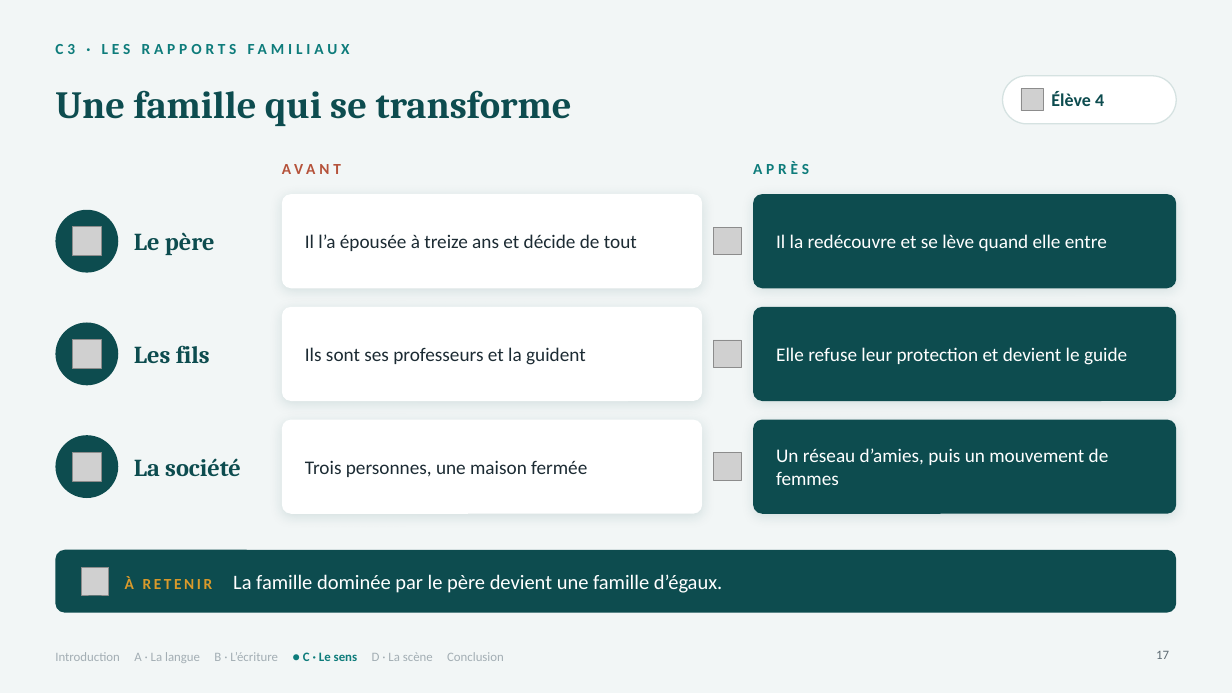
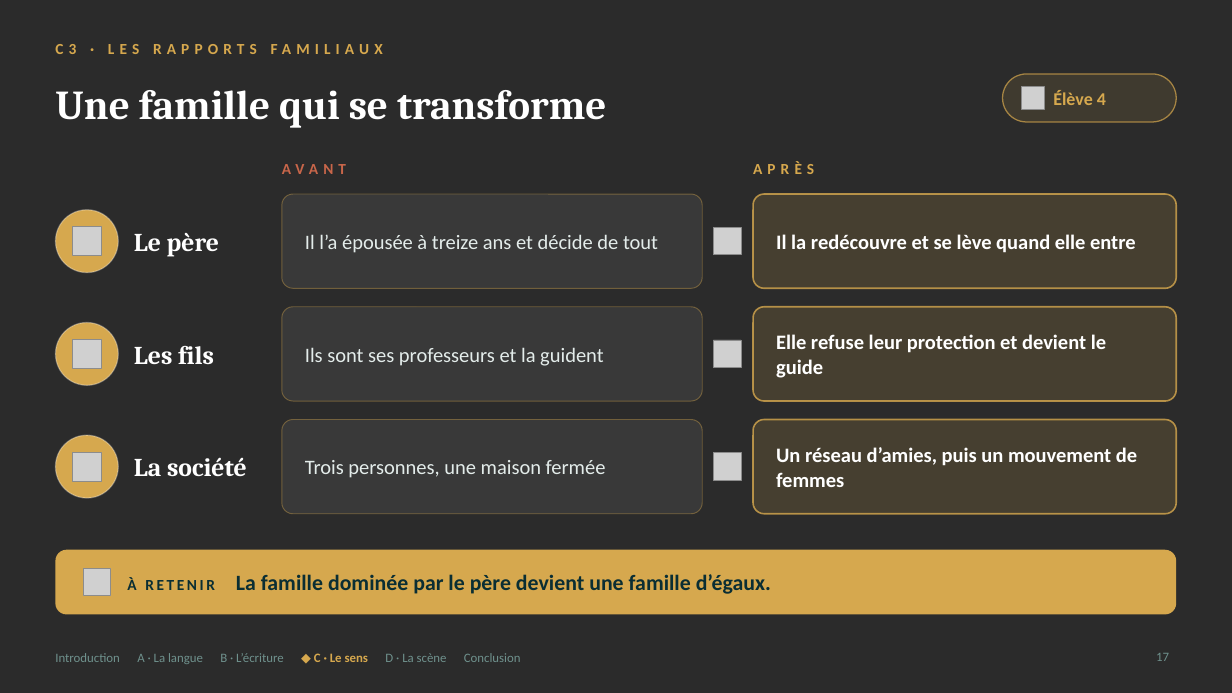
Before and after one commit to Veynoris/Francais-work, a slide deck: slide 17 of output/G4_Presentation.pptx. Drawn at 1232x693 pixels with LibreOffice and Linux fonts; fonts in the diff are those of the drawing; grey boxes stand for pictures; background and template pictures are left out; a plain dark background stands for a picture behind light text. Boxes give left, top, right and bottom in pixels: in the first picture for what was removed or moved away, otherwise in the second. Text is boxed around its words. In the diff, an @@ line names an element or a change of style, - is before the commit and + after.

```diff
--- a/output/G4_Presentation.pptx
+++ b/output/G4_Presentation.pptx
@@ background #F2F6F6 to picture (left out) @@
@@ text "C3 · LES RAPPORTS FAMILIAUX" at <box>55,44,383,54</box>: text colour #0E7C7B to #D6A84E, letter spacing 3 to 4 pt @@
@@ title "Une famille qui se transforme" at <box>55,90,606,128</box>: size 30 to 32 pt, text colour #0D4C4F to #FFFFFF @@
@@ rounded rectangle at <box>1003,74,1177,122</box>: fill #FFFFFF to #D6A84E at 12% opacity; outline #D5E2E1 1 pt to #D6A84E 1 pt @@
@@ text "Élève 4" at <box>1053,90,1106,105</box>: text colour #0D4C4F to #D6A84E @@
@@ text "AVANT" at <box>282,164,346,174</box>: text colour #B5523A to #C8664A, letter spacing 3 to 4 pt @@
@@ text "APRÈS" at <box>753,161,814,174</box>: text colour #0E7C7B to #D6A84E, letter spacing 3 to 4 pt @@
@@ fill #0D4C4F to #D6A84E; outline none to #FFFFFF 1 pt in 3 elements at <box>55,210,118,273</box>, <box>55,323,118,385</box>, <box>55,435,118,498</box> @@
@@ size 19 to 20 pt, text colour #0D4C4F to #FFFFFF in 3 elements at <box>134,233,219,256</box>, <box>134,346,214,364</box>, <box>134,457,247,476</box> @@
@@ fill #FFFFFF to #FFFFFF at 7% opacity; outline none to #D6A84E 0.75 pt; shadow off; proportions changed in 3 elements at <box>282,194,702,288</box>, <box>282,307,702,401</box>, <box>282,420,702,514</box> @@
@@ size 15 to 16 pt, text colour #1C2B33 to #E3ECEA in 3 elements at <box>305,234,658,253</box>, <box>305,347,603,366</box>, <box>305,460,606,478</box> @@
@@ fill #0D4C4F to #D6A84E at 16% opacity; outline none to #D6A84E 1.25 pt; shadow off; proportions changed in 3 elements at <box>753,194,1177,288</box>, <box>753,307,1177,401</box>, <box>753,420,1177,514</box> @@
@@ size 15 to 16 pt, bold on in 3 elements at <box>776,234,1136,253</box>, <box>776,334,1106,378</box>, <box>776,447,1137,487</box> @@
@@ rounded rectangle at <box>55,550,1177,615</box>: fill #0D4C4F to #D6A84E; proportions changed @@
@@ text "À RETENIR La famille dominée ..." at <box>127,574,771,594</box>: size 16 to 17 pt, text colour #FFFFFF to #0A2E33, bold on in "La famille dominée par le père devient ..."; text colour #D99A2B to #0A2E33 in "À RETENIR" @@
@@ text at <box>55,653,521,664</box>: text changed; text colour #A3AEB4 to #6F918D @@
-Introduction A · La langue B · L’écriture ● C · Le sens D · La scène Conclusion
+Introduction A · La langue B · L’écriture ◆ C · Le sens D · La scène Conclusion
@@ page number at <box>1156,653,1169,661</box>: text colour #5E6B73 to #6F918D @@
```
Also in this commit, not shown: 22 other slides changed, 2 other files.
